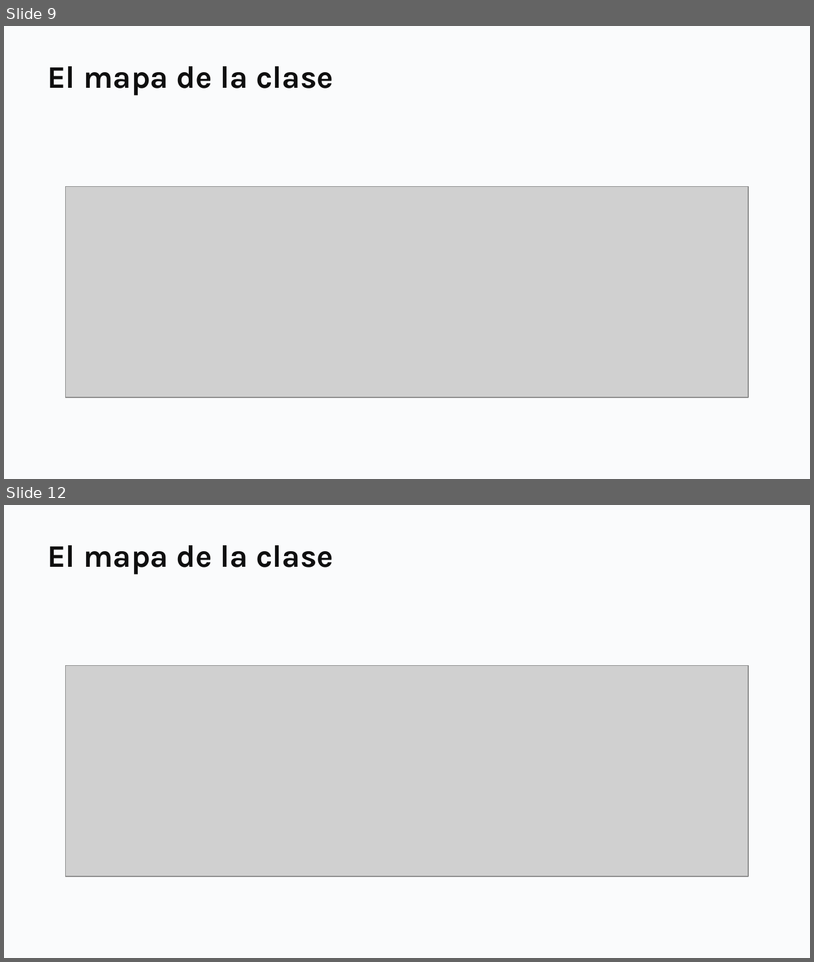
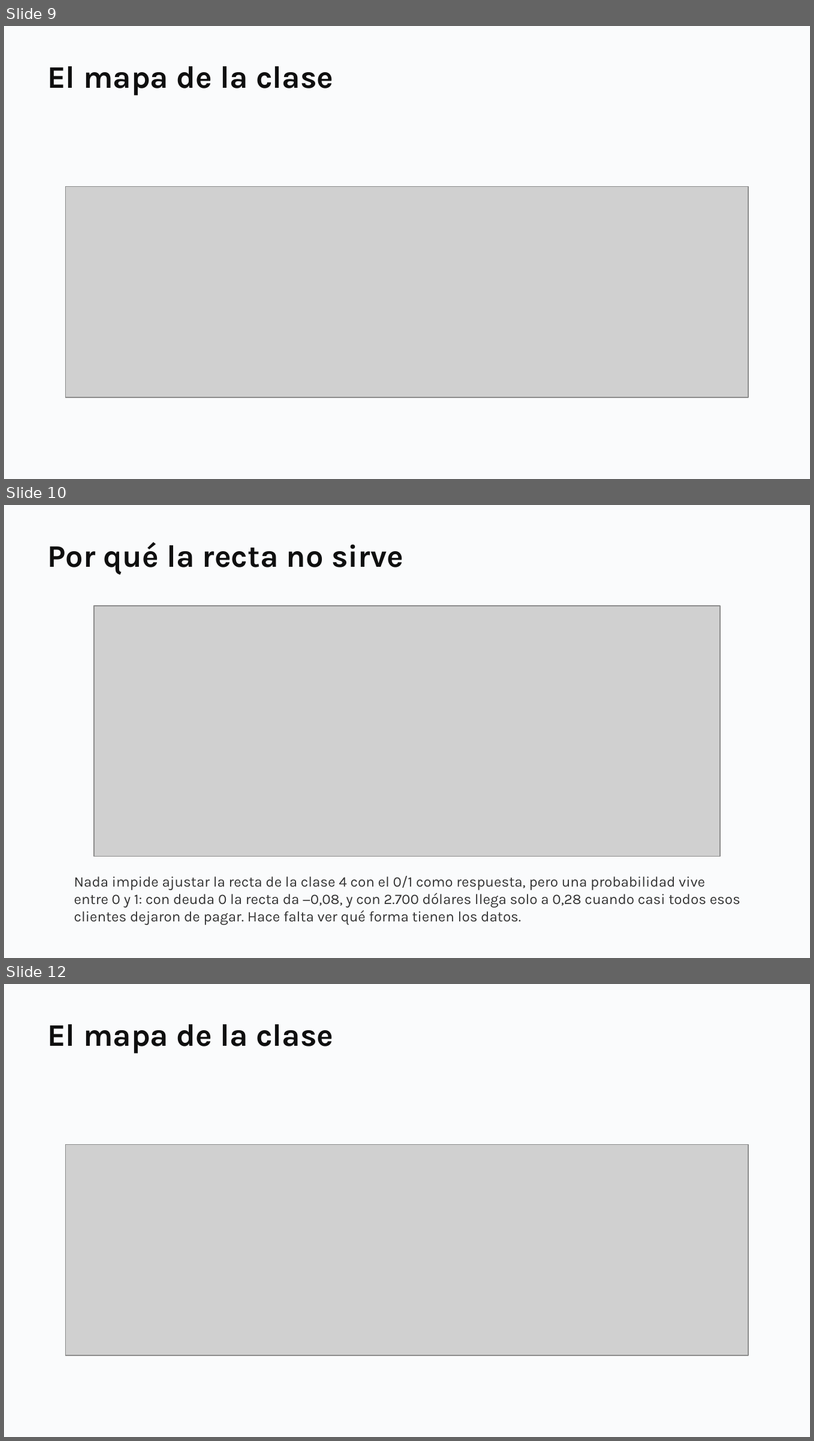
Before and after one commit to daniopitz/diplomado-cdd, a slide deck: presentaciones/clase06_regresion_logistica.pptx. Shown one above the other, each under a label of ours: slides 9 and 12 before the commit, slides 9, 10 and 12 after it; the slides between them are not shown. The pictures are 814x962 and 814x1441 pixels, drawn with LibreOffice and Linux fonts; fonts in the diff are those of the drawing; grey boxes stand for pictures. Boxes give left, top, right and bottom in pixels: in the first picture for what was removed or moved away, otherwise in the second. Text is boxed around its words. In the diff, an @@ line names an element or a change of style, - is before the commit and + after.

```diff
--- a/presentaciones/clase06_regresion_logistica.pptx
+++ b/presentaciones/clase06_regresion_logistica.pptx
@@ slide 10 added at (4, 505, 810, 958), background #FFFFFF @@
@@ rectangle added at (4, 505, 810, 958), fill #FAFBFC @@
@@ text added at (47, 542, 404, 574), 28 pt, text #0F0F0F, bold @@
+Por qué la recta no sirve
@@ picture added at (95, 606, 721, 857) @@
@@ text added at (74, 876, 741, 925), 13 pt, text #333333 @@
+Nada impide ajustar la recta de la clase 4 con el 0/1 como respuesta, pero una probabilidad vive entre 0 y 1: con deuda 0 la recta da −0,08, y con 2.700 dólares llega solo a 0,28 cuando casi todos esos clientes dejaron de pagar. Hace falta ver qué forma tienen los datos.
```
Also in this commit, not shown: 1 slide changed, 1 slide removed, 5 other files.
